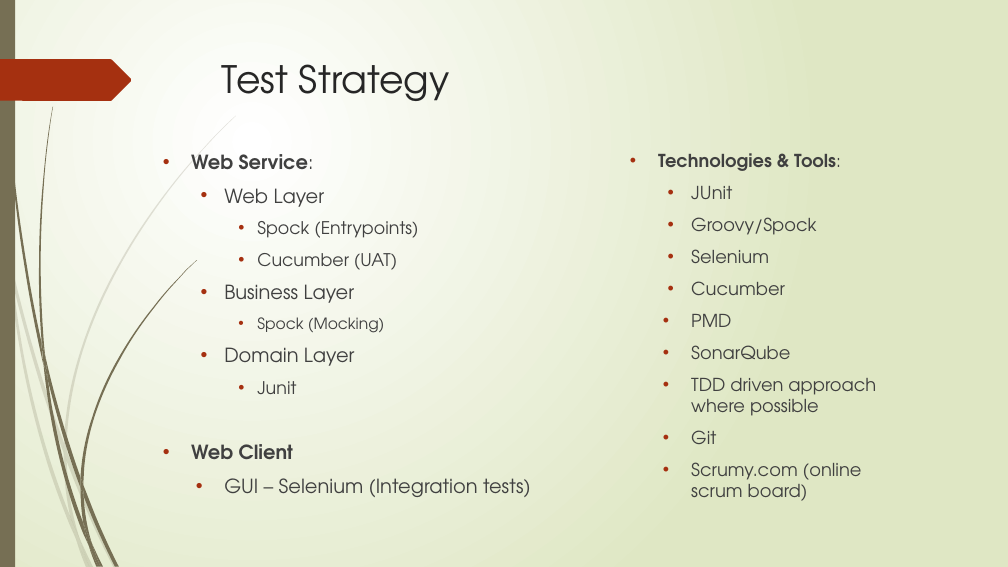
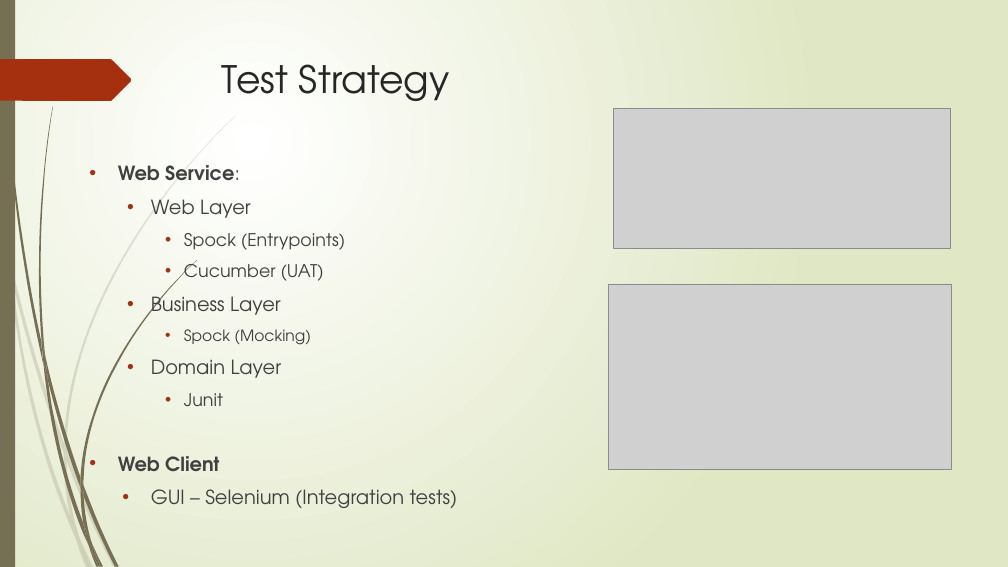
Before and after one commit to DavidJMartinProjects/Roman_Numerical_Calculator_Sprint3, a slide deck: slide 3 of docs/Ericsson Internship Project - Code Review 1.pptx. Drawn at 1008x567 pixels with LibreOffice and Linux fonts; fonts in the diff are those of the drawing; grey boxes stand for pictures. Boxes give left, top, right and bottom in pixels: in the first picture for what was removed or moved away, otherwise in the second. Text is boxed around its words. In the diff, an @@ line names an element or a change of style, - is before the commit and + after.

Commit message:
refactoring tests

```diff
--- a/docs/Ericsson Internship Project - Code Review 1.pptx
+++ b/docs/Ericsson Internship Project - Code Review 1.pptx
@@ picture added at (x1=614, y1=109, x2=951, y2=250) @@
@@ text "Web Service:" moved from (x1=191, y1=154, x2=531, y2=497) to (x1=118, y1=165, x2=458, y2=508) @@
@@ text removed at (x1=658, y1=153, x2=876, y2=501) @@
-• Technologies & Tools:
-  • JUnit
-  • Groovy/Spock
-  • Selenium
-  • Cucumber
-    • PMD
-    • SonarQube
-    • TDD driven approach where possible
-    • Git
-    • Scrumy.com (online scrum board)
@@ picture added at (x1=609, y1=284, x2=952, y2=470) @@
```
Also in this commit, not shown: 1 other slide changed, 10 other files.
